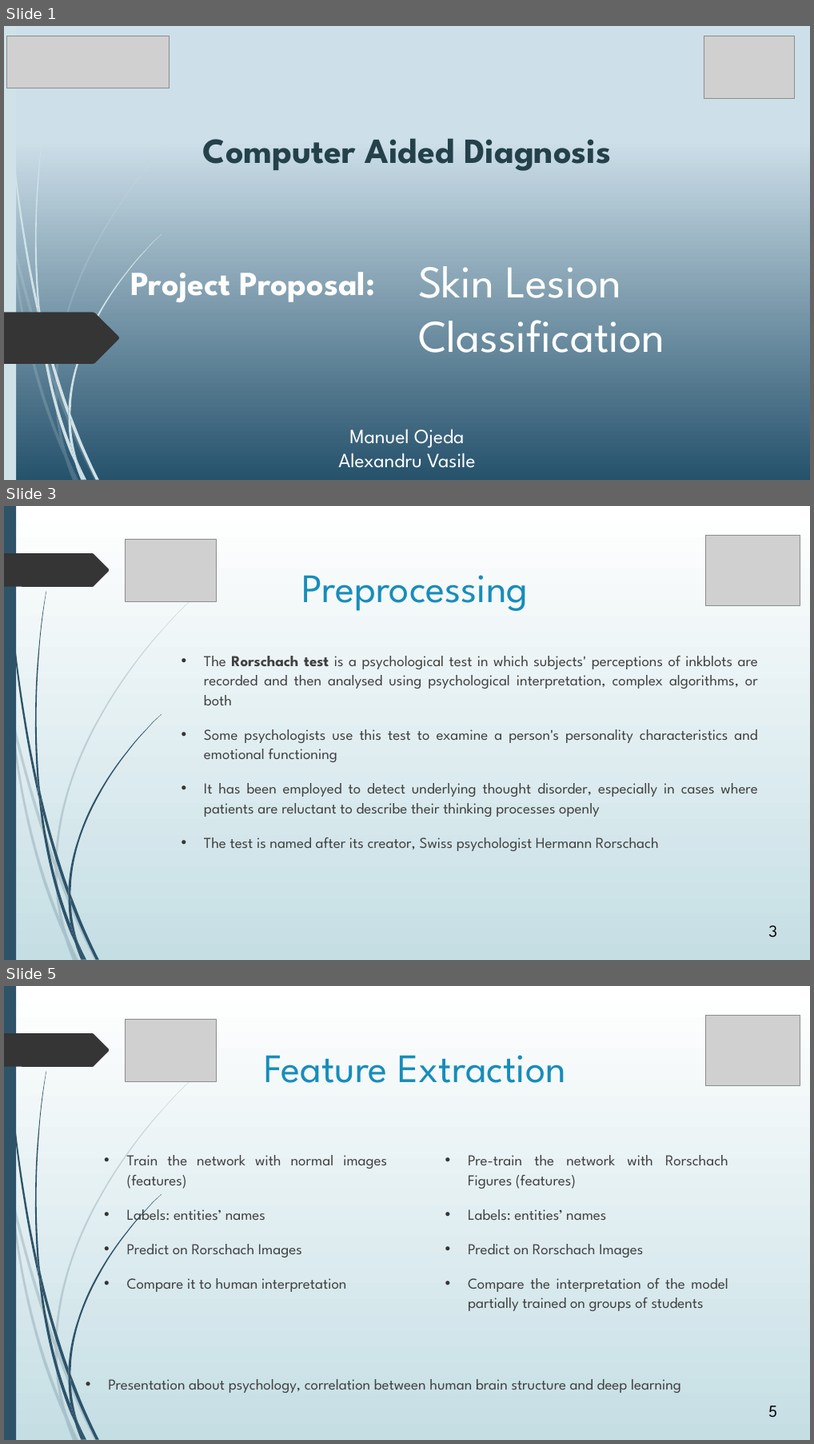
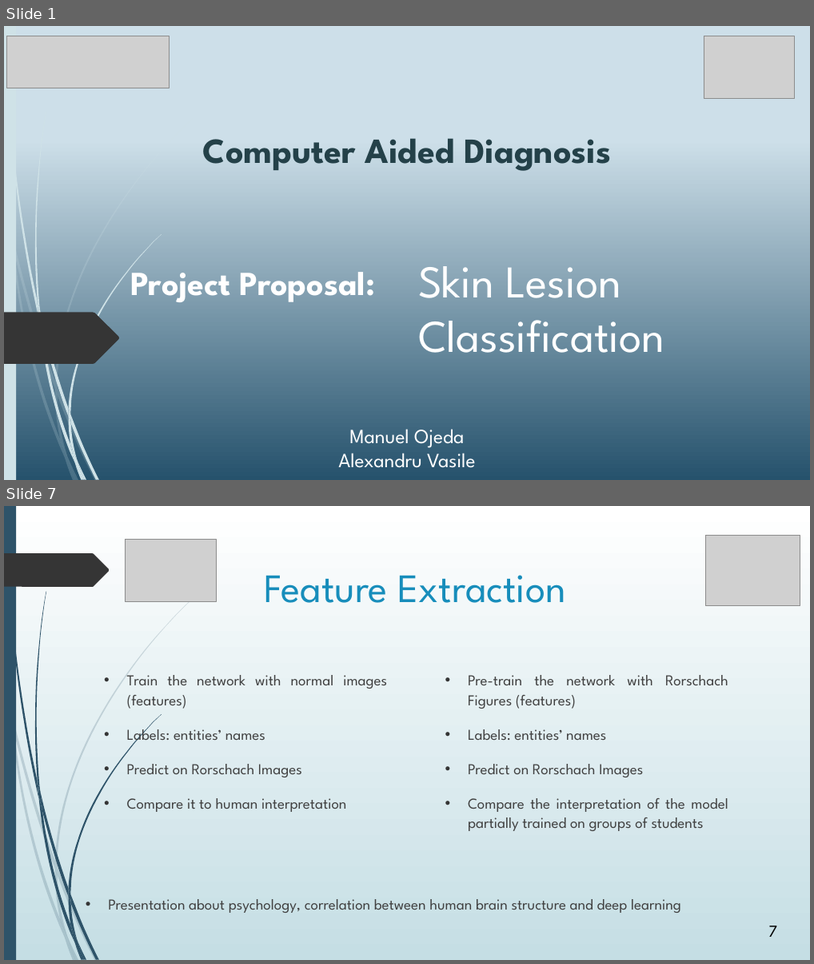
Before and after one commit to avasile96/CAD, a slide deck: Presentation_updated.pptx. Shown one above the other, each under a label of ours: slides 1, 3 and 5 before the commit, slides 1 and 7 after it; the slides between them are not shown. The pictures are 814x1444 and 814x964 pixels, drawn with LibreOffice and Linux fonts; fonts in the diff are those of the drawing; grey boxes stand for pictures. Boxes give left, top, right and bottom in pixels: in the first picture for what was removed or moved away, otherwise in the second. Text is boxed around its words. In the diff, an @@ line names an element or a change of style, - is before the commit and + after.

```diff
--- a/Presentation_updated.pptx
+++ b/Presentation_updated.pptx
@@ slide 3 removed at box(4, 506, 810, 960), background gradient #FFFFFF to #C5DEE5; not listed: 24 template elements that a slide beside it also shows @@
@@ picture removed at box(125, 540, 216, 601) @@
@@ picture removed at box(706, 535, 800, 606) @@
@@ title removed at box(302, 575, 528, 611) @@
-Preprocessing
@@ text removed at box(204, 656, 758, 851) @@
-• The Rorschach test is a psychological test in which subjects' perceptions of inkblots are recorded and then analysed using psychological interpretation, complex algorithms, or both
-• Some psychologists use this test to examine a person's personality characteristics and emotional functioning
-• It has been employed to detect underlying thought disorder, especially in cases where patients are reluctant to describe their thinking processes openly
-• The test is named after its creator, Swiss psychologist Hermann Rorschach
@@ page number removed at box(769, 925, 778, 937) @@
-3
@@ what was slide 5 is now slide 7 @@
@@ page number at box(769, 925, 778, 936): text changed @@
-5
+7
```
Also in this commit, not shown: 2 slides changed, 7 slides added, 2 other slides removed.
